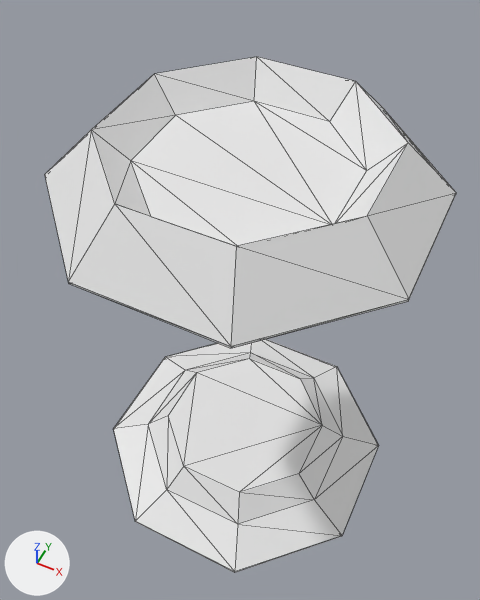
Renders of the OBJ model src/main/resources/assets/galacticraftasteroids/models/teleporter.obj from each side of a commit.
Before and after are seen from a 50 mm lens placed at (2.0, -4.15, 7.94), pointed at (-0.14, 0.13, 2.6). The lights are fixed; the arrows at lower left show +X, +Y and +Z. Mesh edges are drawn as thin lines. Where no turn or scale is listed for an object, it has been applied to the vertices.

Script lines for the objects in view, before the commit:
```python
me_base = bpy.data.meshes.new('Base')
me_base.from_pydata(...)  # 32 vertices, 60 faces; spans x -1.65..1.65, y -1.65..1.65, z 0.01..0.45
me_top = bpy.data.meshes.new('Top')
me_top.from_pydata(...)  # 64 vertices, 124 faces; spans x -1.65..1.65, y -1.65..1.65, z 3.92..4.79
ob_base = bpy.data.objects.new('Base', me_base)
ob_base.location = (0.0, 0.0, 0.0)
ob_top = bpy.data.objects.new('Top', me_top)
ob_top.location = (0.0, 0.0, 0.0)
```
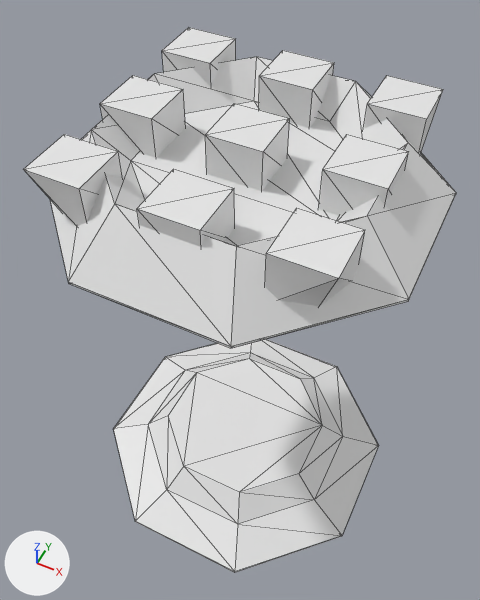
Commit message: Telepads now properly receiver power from the top.

Location of each change, (x1, y1, x2, y2) in pixels of the pictures (480 x 600 px):
'TopPosxNegz', added: after (265, 208, 365, 306)
'TopMidxMidz', added: after (205, 103, 290, 191)
'TopMidxNegz', added: after (137, 169, 235, 247)
'TopNegxNegz', added: after (23, 134, 122, 226)
'TopPosxMidz', added: after (318, 134, 409, 216)
'TopNegxMidz', added: after (100, 75, 186, 158)
'TopMidxPosz', added: after (259, 50, 334, 128)
'TopPosxPosz', added: after (364, 76, 443, 153)
'TopNegxPosz', added: after (162, 28, 236, 87)

What changed in the scene script:
```text
Add me_topposxposz:
    me_topposxposz.from_pydata([(0.746, 0.746, 4.366), (0.746, 1.254, 4.366), (1.104, 1.104, 4.366), (1.254, 0.746, 4.366), (0.746, 0.746, 4.883), (0.746, 1.254, 4.883), (1.254, 1.254, 4.883), (1.254, 0.746, 4.883)], [], [(4, 5, 0), (5, 6, 1), (6, 7, 3), (7, 4, 3), (0, 1, 3), (7, 6, 4), (5, 1, 0), (6, 2, 1), (2, 6, 3), (4, 0, 3), (1, 2, 3), (6, 5, 4)])
Add me_topposxnegz:
    me_topposxnegz.from_pydata([(0.746, -1.254, 4.366), (0.746, -0.746, 4.366), (1.254, -0.746, 4.366), (1.104, -1.104, 4.366), (0.746, -1.254, 4.883), (0.746, -0.746, 4.883), (1.254, -0.746, 4.883), (1.254, -1.254, 4.883)], [], [(4, 5, 0), (5, 6, 1), (6, 7, 2), (7, 4, 0), (0, 1, 2), (7, 6, 4), (5, 1, 0), (6, 2, 1), (7, 3, 2), (3, 7, 0), (3, 0, 2), (6, 5, 4)])
Add me_topposxmidz:
    me_topposxmidz.from_pydata(...)  # a box spanning x 0.746..1.254, y -0.254..0.254, z 4.366..4.883
Add me_topnegxposz:
    me_topnegxposz.from_pydata([(-1.254, 0.746, 4.366), (-1.104, 1.104, 4.366), (-0.746, 1.254, 4.366), (-0.746, 0.746, 4.366), (-1.254, 0.746, 4.883), (-1.254, 1.254, 4.883), (-0.746, 1.254, 4.883), (-0.746, 0.746, 4.883)], [], [(4, 5, 0), (5, 6, 2), (6, 7, 2), (7, 4, 3), (0, 1, 2), (7, 6, 4), (5, 1, 0), (1, 5, 2), (7, 3, 2), (4, 0, 3), (3, 0, 2), (6, 5, 4)])
Add me_topnegxnegz:
    me_topnegxnegz.from_pydata([(-1.104, -1.104, 4.366), (-1.254, -0.746, 4.366), (-0.746, -0.746, 4.366), (-0.746, -1.254, 4.366), (-1.254, -1.254, 4.883), (-1.254, -0.746, 4.883), (-0.746, -0.746, 4.883), (-0.746, -1.254, 4.883)], [], [(4, 5, 1), (5, 6, 1), (6, 7, 2), (7, 4, 3), (0, 1, 3), (7, 6, 4), (0, 4, 1), (6, 2, 1), (7, 3, 2), (4, 0, 3), (1, 2, 3), (6, 5, 4)])
Add me_topnegxmidz:
    me_topnegxmidz.from_pydata(...)  # a box spanning x -1.254..-0.746, y -0.254..0.254, z 4.366..4.883
Add me_topmidxposz:
    me_topmidxposz.from_pydata(...)  # a box spanning x -0.254..0.254, y 0.746..1.254, z 4.366..4.883
Add me_topmidxnegz:
    me_topmidxnegz.from_pydata(...)  # a box spanning x -0.254..0.254, y -1.254..-0.746, z 4.366..4.883
Add me_topmidxmidz:
    me_topmidxmidz.from_pydata(...)  # a box spanning x -0.254..0.254, y -0.254..0.254, z 4.366..4.883
Add ob_topposxposz:
    ob_topposxposz = bpy.data.objects.new('TopPosxPosz', me_topposxposz)
    ob_topposxposz.location = (0.0, 0.0, 0.0)
Add ob_topposxnegz:
    ob_topposxnegz = bpy.data.objects.new('TopPosxNegz', me_topposxnegz)
    ob_topposxnegz.location = (0.0, 0.0, 0.0)
Add ob_topposxmidz:
    ob_topposxmidz = bpy.data.objects.new('TopPosxMidz', me_topposxmidz)
    ob_topposxmidz.location = (0.0, 0.0, 0.0)
Add ob_topnegxposz:
    ob_topnegxposz = bpy.data.objects.new('TopNegxPosz', me_topnegxposz)
    ob_topnegxposz.location = (0.0, 0.0, 0.0)
Add ob_topnegxnegz:
    ob_topnegxnegz = bpy.data.objects.new('TopNegxNegz', me_topnegxnegz)
    ob_topnegxnegz.location = (0.0, 0.0, 0.0)
Add ob_topnegxmidz:
    ob_topnegxmidz = bpy.data.objects.new('TopNegxMidz', me_topnegxmidz)
    ob_topnegxmidz.location = (0.0, 0.0, 0.0)
Add ob_topmidxposz:
    ob_topmidxposz = bpy.data.objects.new('TopMidxPosz', me_topmidxposz)
    ob_topmidxposz.location = (0.0, 0.0, 0.0)
Add ob_topmidxnegz:
    ob_topmidxnegz = bpy.data.objects.new('TopMidxNegz', me_topmidxnegz)
    ob_topmidxnegz.location = (0.0, 0.0, 0.0)
Add ob_topmidxmidz:
    ob_topmidxmidz = bpy.data.objects.new('TopMidxMidz', me_topmidxmidz)
    ob_topmidxmidz.location = (0.0, 0.0, 0.0)
```
